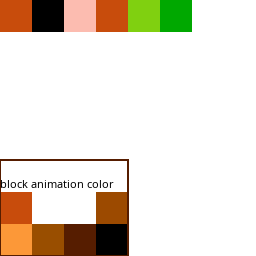
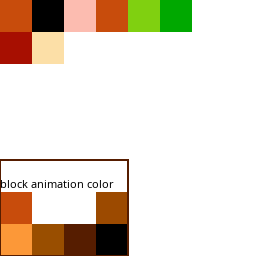
Layer changes from the first 256 × 256 image to the second:
painted on "Fondo" over [0, 32, 64, 64]
